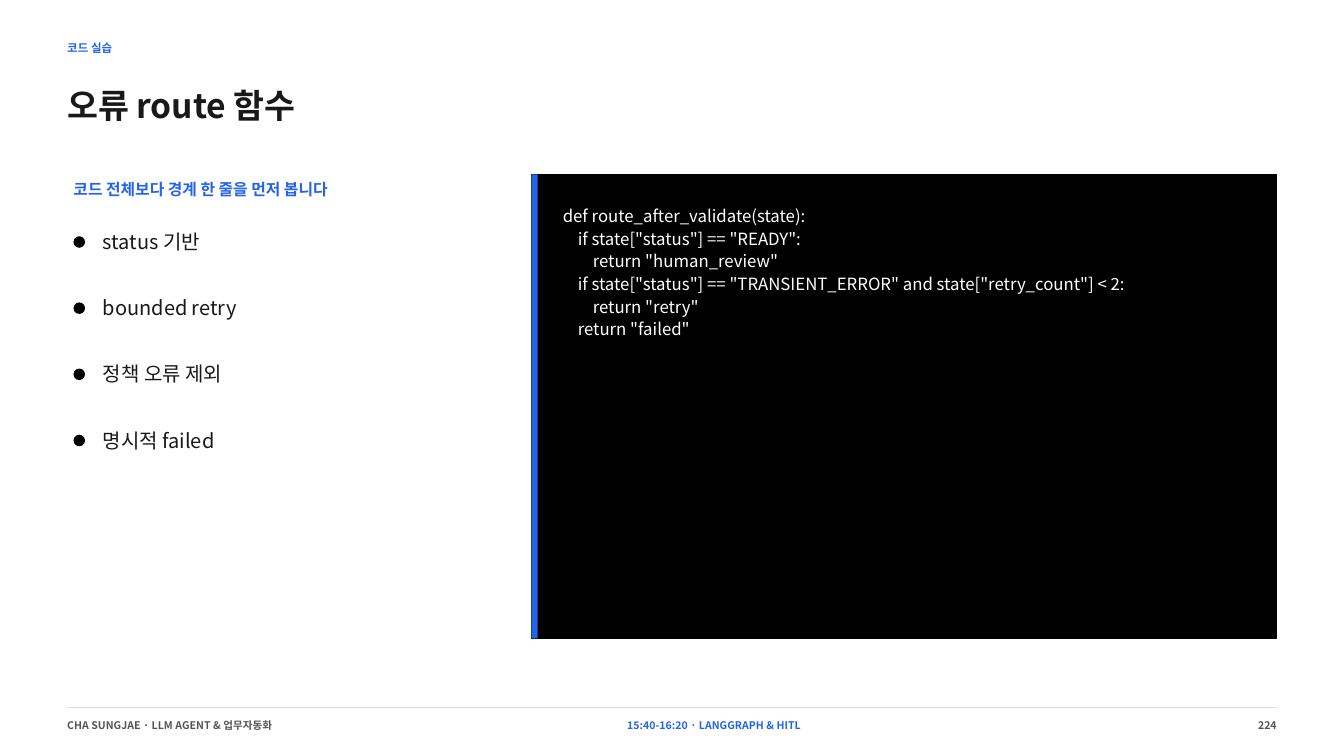
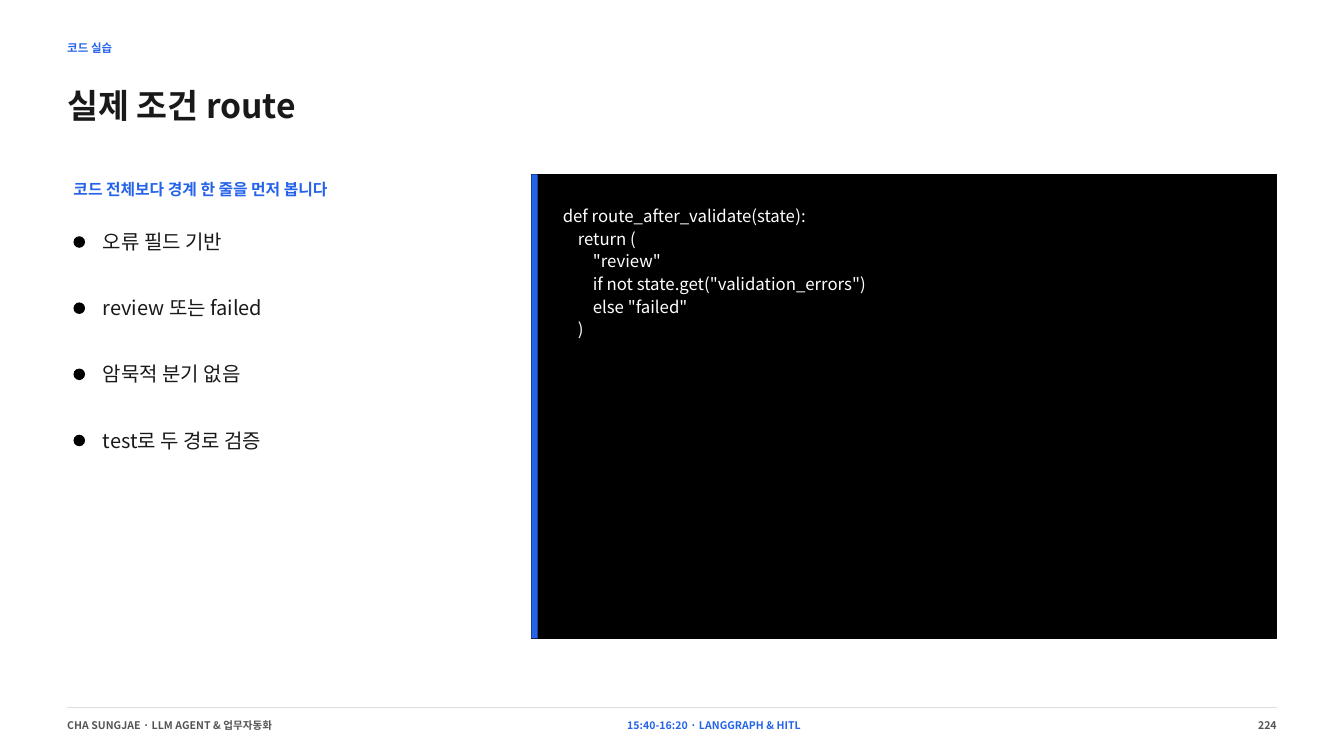
Before and after one commit to smilesjcha/llm-agent-and-workflow-automation, a slide deck: slide 224 of slides/IPA_LLM_Agent_업무자동화_Day1_2026-08-23_MUSINSA_PARTS_270p.pptx. Drawn at 1344x756 pixels with LibreOffice and Linux fonts; fonts in the diff are those of the drawing. Boxes give left, top, right and bottom in pixels: in the first picture for what was removed or moved away, otherwise in the second. Text is boxed around its words. In the diff, an @@ line names an element or a change of style, - is before the commit and + after.

```diff
--- a/slides/IPA_LLM_Agent_업무자동화_Day1_2026-08-23_MUSINSA_PARTS_270p.pptx
+++ b/slides/IPA_LLM_Agent_업무자동화_Day1_2026-08-23_MUSINSA_PARTS_270p.pptx
@@ text at <box>67,90,296,121</box>: text changed @@
-오류 route 함수
+실제 조건 route
@@ text at <box>103,232,222,251</box>: text changed @@
-status 기반
+오류 필드 기반
@@ text at <box>578,233,866,314</box>: text changed @@
-if state["status"] == "READY":
-return "human_review"
-if state["status"] == "TRANSIENT_ERROR" and state["retry_count"] < 2:
-return "retry"
-return "failed"
+return (
+"review"
+if not state.get("validation_errors")
+else "failed"
+)
@@ text at <box>103,299,262,316</box>: text changed @@
-bounded retry
+review 또는 failed
@@ text at <box>103,364,241,383</box>: text changed @@
-정책 오류 제외
+암묵적 분기 없음
@@ text at <box>103,431,262,450</box>: text changed @@
-명시적 failed
+test로 두 경로 검증
```
Also in this commit, not shown: 88 other slides changed, 5 other files.
